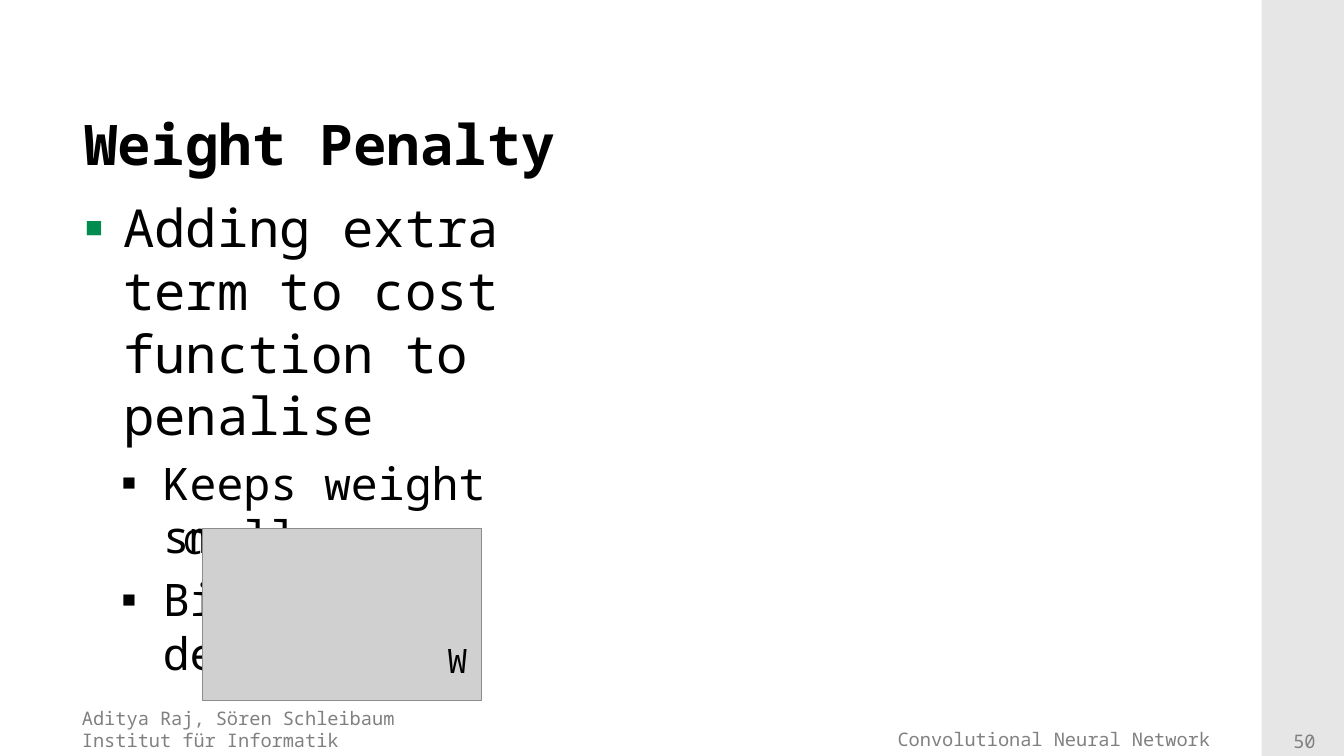
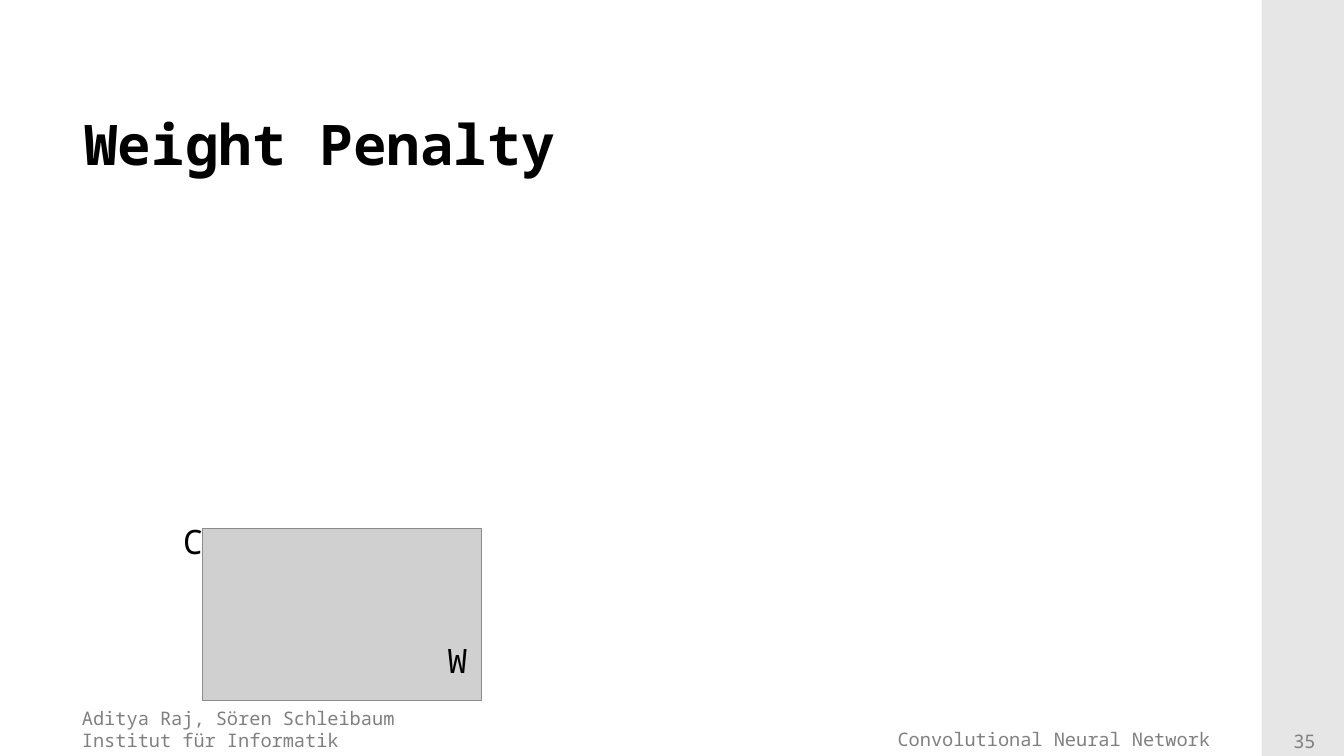
Before and after one commit to adityaraj52/ConvNet, a slide deck: slide 35 of PresentationsAndTalk/Presentation_final.pptx (slide 50 before the commit). Drawn at 1344x756 pixels with LibreOffice and Linux fonts; fonts in the diff are those of the drawing; grey boxes stand for pictures; background and template pictures are left out. Boxes give left, top, right and bottom in pixels: in the first picture for what was removed or moved away, otherwise in the second. Text is boxed around its words. In the diff, an @@ line names an element or a change of style, - is before the commit and + after.

```diff
--- a/PresentationsAndTalk/Presentation_final.pptx
+++ b/PresentationsAndTalk/Presentation_final.pptx
@@ text removed at [123, 207, 499, 681] @@
-▪ Adding extra term to cost function to penalise
-  ▪ Keeps weight small
-  ▪ Big error derivatives
@@ page number at [1293, 734, 1315, 748]: text changed @@
-50
+35
```
Also in this commit, not shown: 3 other slides changed, 4 slides added, 27 slides removed, 6 other files.
